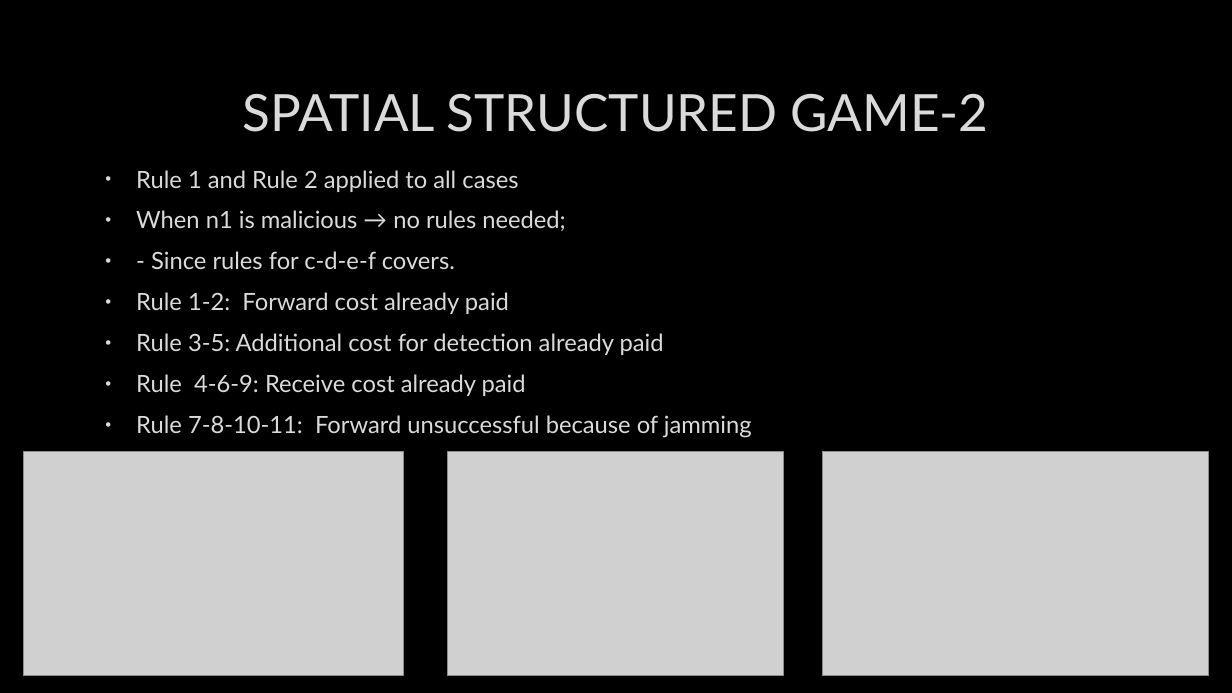
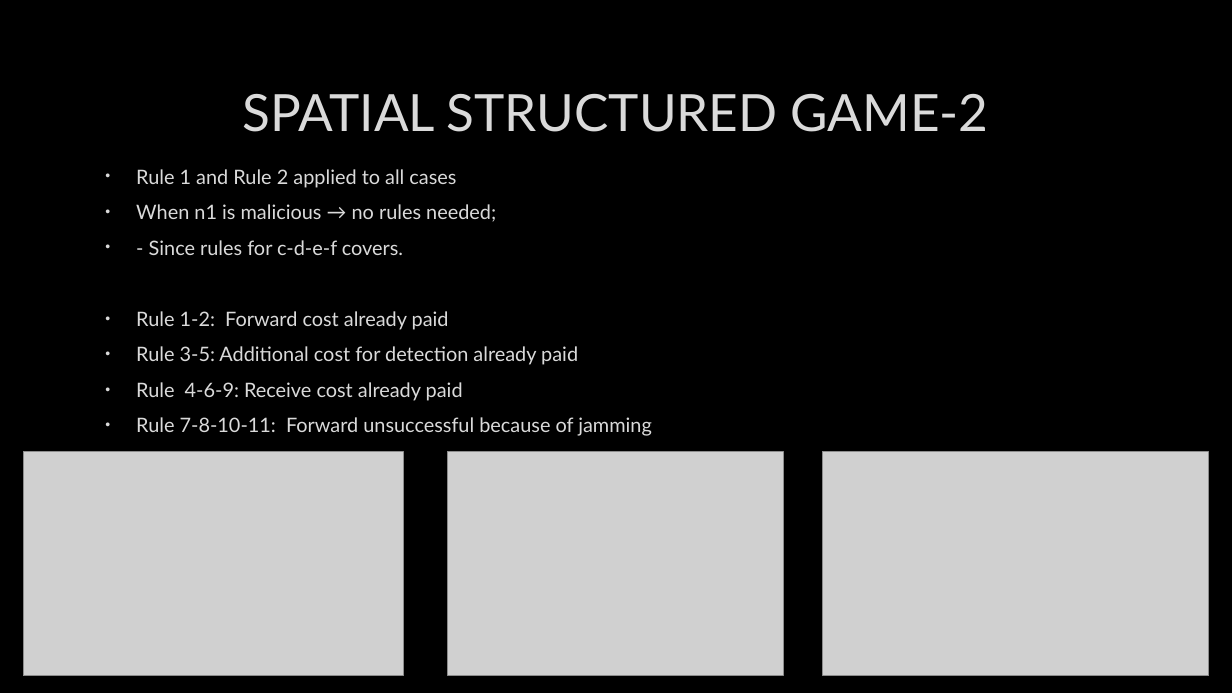
Before and after one commit to specialone0007/wsnGameTheory, a slide deck: slide 10 of CS535-Presentation.pptx. Drawn at 1232x693 pixels with LibreOffice and Linux fonts; fonts in the diff are those of the drawing; grey boxes stand for pictures; background and template pictures are left out. Boxes give left, top, right and bottom in pixels: in the first picture for what was removed or moved away, otherwise in the second. Text is boxed around its words. In the diff, an @@ line names an element or a change of style, - is before the commit and + after.

```diff
--- a/CS535-Presentation.pptx
+++ b/CS535-Presentation.pptx
@@ text "Rule 1 and Rule 2 ..." at (136,169,652,436): size 18.5 to 15.5 pt @@
```
Also in this commit, not shown: 1 other slide changed.
